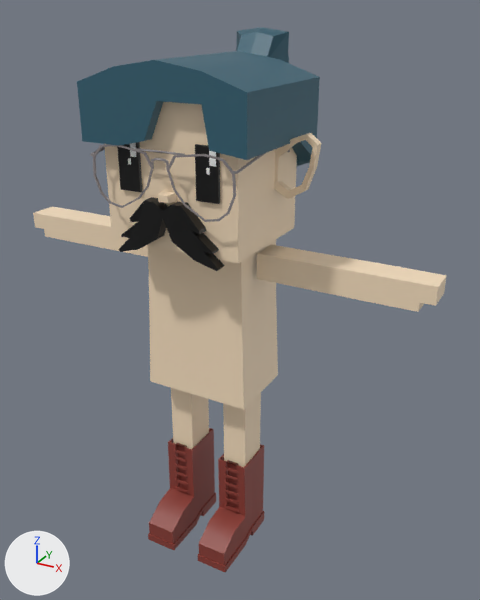
An edit to the FBX model mustachiorascals/fbx/97d3e363-8b51-490c-b647-6cc3fdbfc14d.fbx, drawn before and after from the same camera.
Rendered twice from a 50 mm lens placed at (0.0183, -0.0289, 0.0306), pointed at (0.0005, 0.0035, 0.0144). The lights are fixed; the arrows at lower left show +X, +Y and +Z. Where no turn or scale is listed for an object, it has been applied to the vertices.

Objects in the first picture: 'e_10', 'ew_aviator_2', 'eye_4', 'f_high_boots', 'h_ponytail', 'm_c', 'mustachio_arms', 'mustachio_body', 'mustachio_head', 'mustachio_legs'.
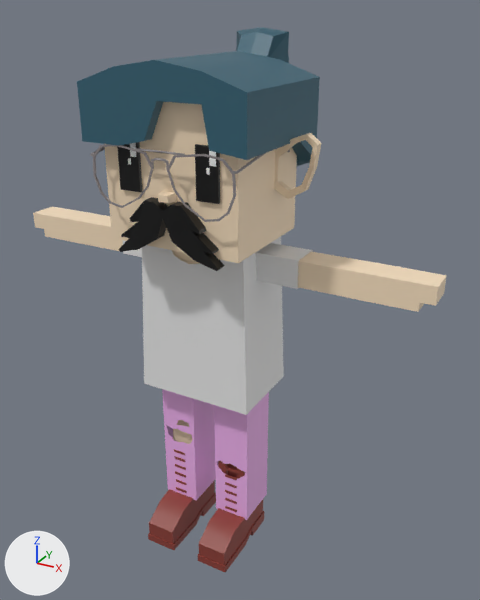
Changed parts and their boxes (x1, y1, x2, y2) in the pictures (480 x 600 px):
'c_shirt_1', added
    after: (142, 237, 284, 415)
'c_rippedjeans', added (pink)
    after: (162, 389, 269, 520)
'c_shirt_2', added
    after: (123, 241, 313, 289)
'mustachio_body', unchanged, covered by the edit
    before: (148, 240, 278, 410)
    after: (172, 250, 200, 264)
'mustachio_legs', unchanged, covered by the edit
    before: (171, 388, 261, 467)
    after: (173, 420, 193, 444)

The change in detail:
Material 'lower_garment' (mat_lower_garment) is new.
Its base color is (0.855, 0.439, 0.839) (pink #eeb1ec).
Material 'upper_garment_1' (mat_upper_garment_1) is new.
Its base color is (0.8, 0.8, 0.8) (white #e7e7e7).
Mesh me_mesh_003_1 is new.
It has 277 vertices, 244 faces and spans x -0.00297..0.00299, y -0.00021..0.00257, z 0.0014..0.01069.
It uses material mat_lower_garment (pink #eeb1ec).
Mesh me_mesh_012 is new.
It has 24 vertices, 18 faces and spans x -0.00561..0.00561, y 0.00027..0.00209, z 0.01737..0.01893.
It uses material mat_upper_garment_1 (white #e7e7e7).
Mesh me_mesh_011 is new.
It has 230 vertices, 212 faces and spans x -0.00349..0.00349, y -0.0013..0.00353, z 0.00994..0.01894.
It uses material mat_upper_garment_1 (white #e7e7e7).
Object 'c_rippedjeans' (ob_c_rippedjeans) is new; it shows me_mesh_003_1.
Its location is (0.0, 0.0, 0.0).
Object 'c_shirt_2' (ob_c_shirt_2) is new; it shows me_mesh_012.
Its location is (0.0, 0.0, 0.0).
Object 'c_shirt_1' (ob_c_shirt_1) is new; it shows me_mesh_011.
Its location is (0.0, 0.0, 0.0).
